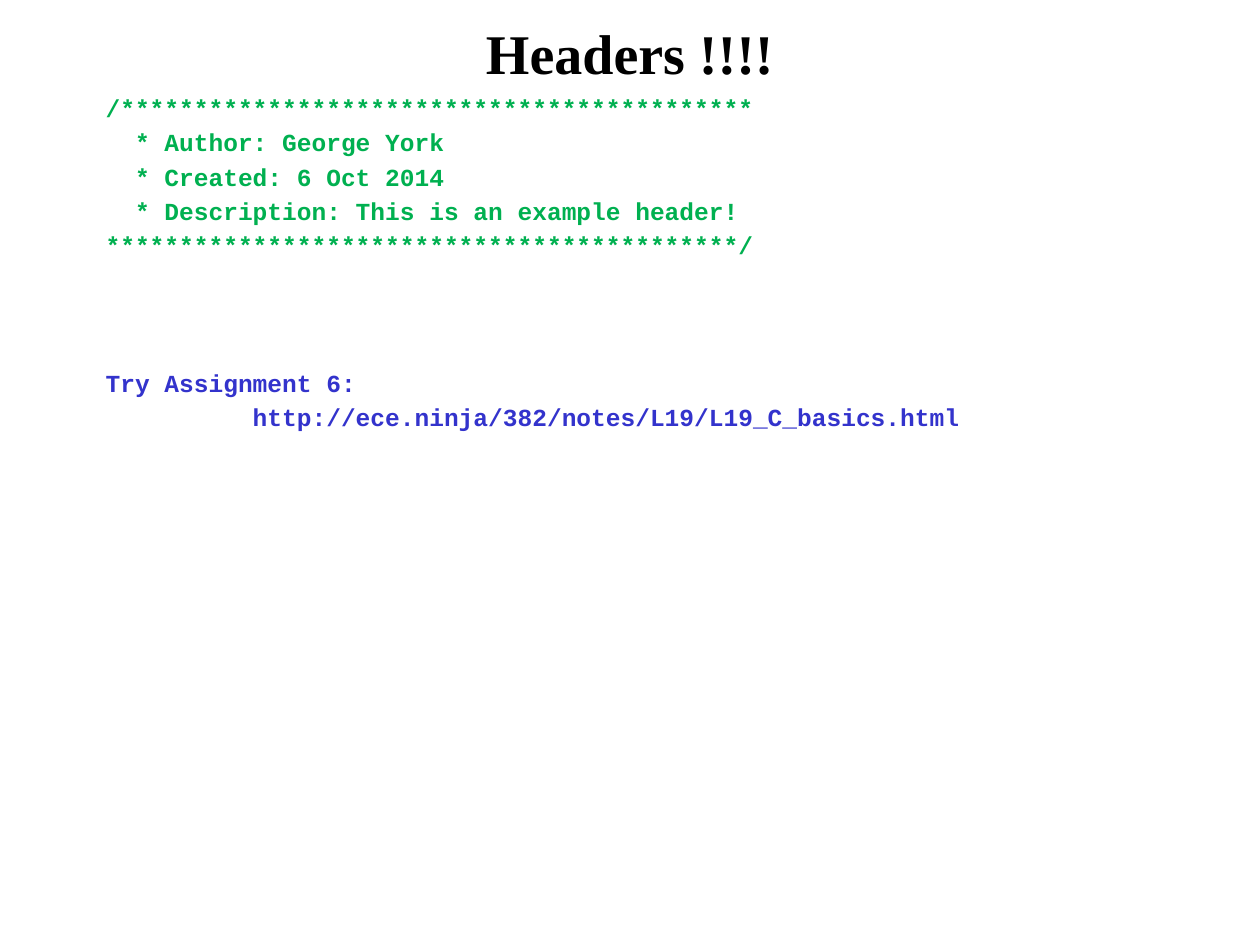
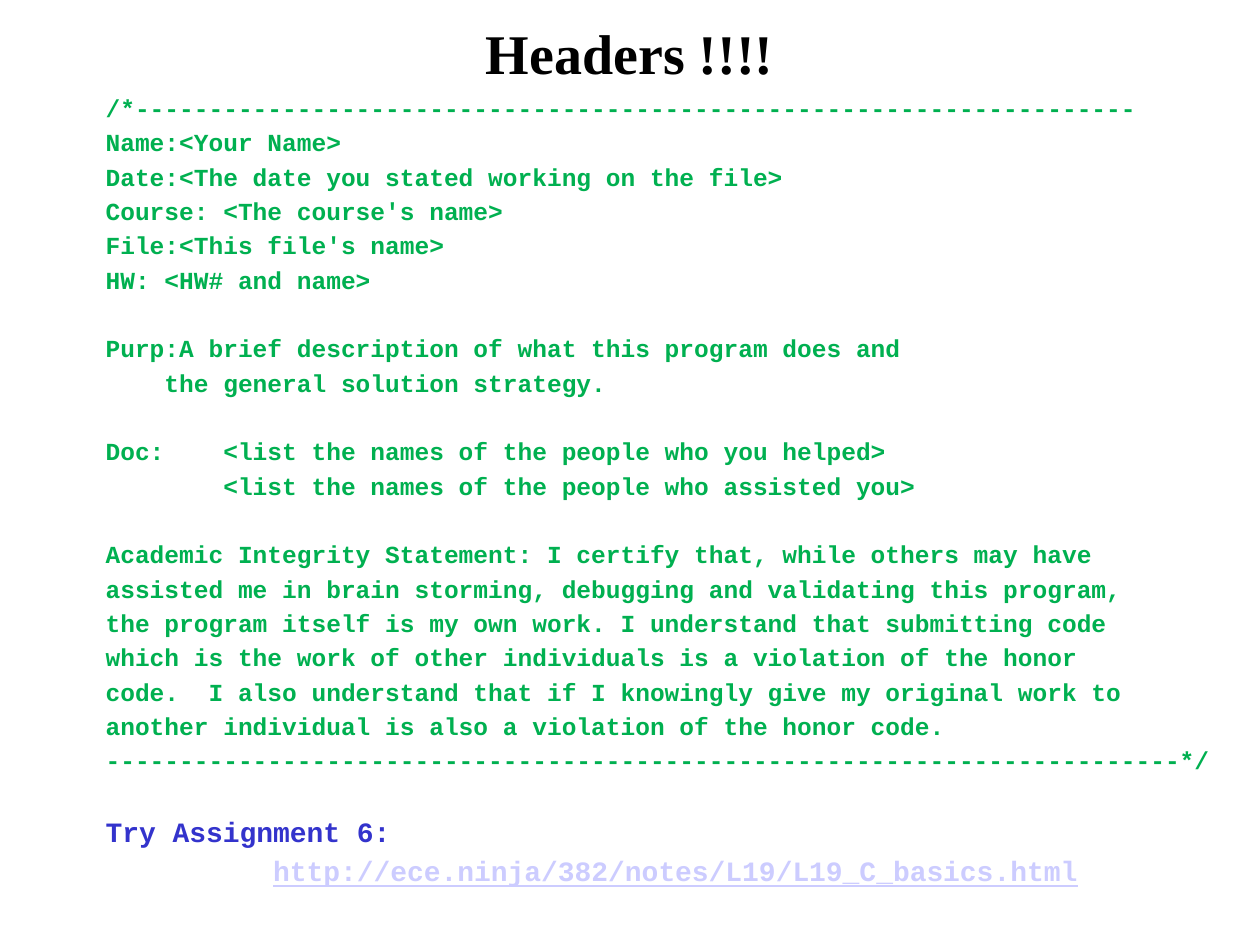
Before and after one commit to pw4rn3r/ECE382, a slide deck: slide 26 of notes/L19/Lsn19.pptx (slide 23 before the commit). Drawn at 1260x945 pixels with LibreOffice and Linux fonts; fonts in the diff are those of the drawing. Boxes give left, top, right and bottom in pixels: in the first picture for what was removed or moved away, otherwise in the second. Text is boxed around its words. In the diff, an @@ line names an element or a change of style, - is before the commit and + after.

```diff
--- a/notes/L19/Lsn19.pptx
+++ b/notes/L19/Lsn19.pptx
@@ text "/*---------------------------------------------------------- ..." at <box>106,135,1121,736</box>: size 14 to 16 pt in "Try Assignment 6:", "http://ece.ninja/382/notes/L19/L19_C_basics.html"; text colour #3333CC to #CCCCFF, underline on in "http://ece.ninja/382/notes/L19/L19_C_basics.html" @@
@@ text at <box>106,135,1121,736</box>: text changed @@
-  /*******************************************
-  * Author: George York
-  * Created: 6 Oct 2014
-  * Description: This is an example header!
-  *******************************************/
+  /*--------------------------------------------------------------------
+  Name:<Your Name>
+  Date:<The date you stated working on the file>
+  Course: <The course's name>
+  File:<This file's name>
+  HW: <HW# and name>
+  Purp:A brief description of what this program does and
+  the general solution strategy.
+  Doc: <list the names of the people who you helped>
+  <list the names of the people who assisted you>
+  Academic Integrity Statement: I certify that, while others may have
+  assisted me in brain storming, debugging and validating this program,
+  the program itself is my own work. I understand that submitting code
+  which is the work of other individuals is a violation of the honor
+  code. I also understand that if I knowingly give my original work to
+  another individual is also a violation of the honor code.
+  -------------------------------------------------------------------------*/
```
Also in this commit, not shown: 1 other slide changed, 3 slides added.
